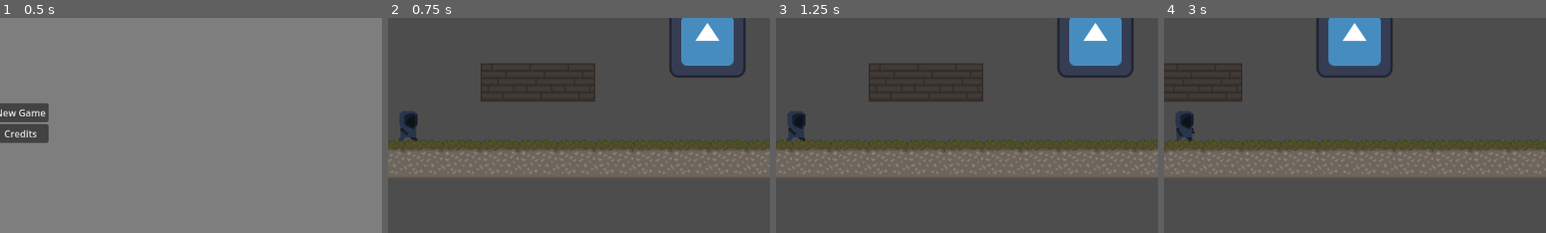
Above: before the commit, frames 1-4 (left to right).
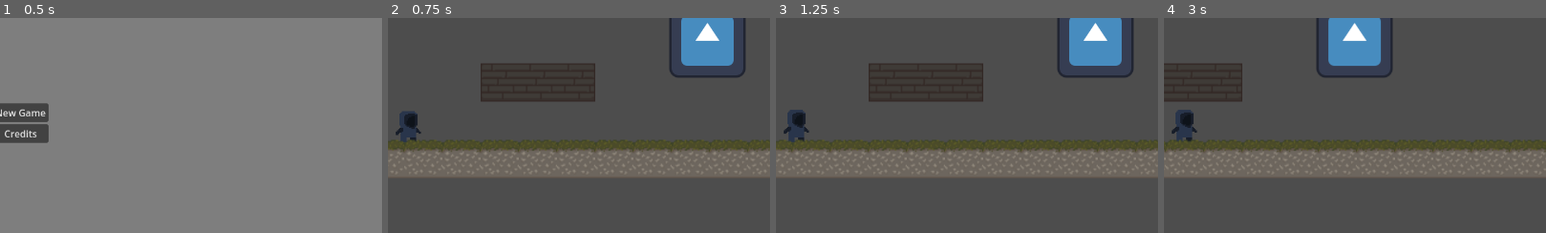
Above: after the commit, the same moments.

Repository: Sederic/Hook-Hero
Game: Godot game, scene res://Scenes/level.tscn
Two runs of this game, one before a commit and one after it. Both use one fixed random seed, a clock stepped at 60 frames per second and the inputs below. The engine's default icon, where the game draws it, is replaced by a stand-in: a white triangle on a blue panel in a dark square.
Inputs:
- Up to frame 1 (0.5 s): no input
- Up to frame 2 (0.75 s): click "New Game" at 0.5 s
- Up to frame 3 (1.25 s): no input
- Up to frame 4 (3 s): hold D (Right) 1.28-2.75 s; tap Space (Space) at 1.35, 2.1 s; click "New Game" at 2.75 s
The pictures show only the part of the screen within x 47-97%, y 26-76%; the shares and areas given below are measured in that part.

Frame 1 is identical in both runs. In frame 2, less than 0.1% of the frame differs, in the area x 2-9%, y 51-58%; in frame 3, 0.1%, in the area x 2-9%, y 42-58%; in frame 4, 0.1%.

Commit message:
redid animation stuff, added idle animation (placeholder)

Diff:
--- /dev/null
+++ b/Assets/Textures/Player Animations/anims_jorge.tres
@@ -0,0 +1,129 @@
+[gd_resource type="SpriteFrames" load_steps=19 format=3 uid="uid://bgwvo5fws5yay"]
+
+[ext_resource type="Texture2D" uid="uid://du1flngx3gk7w" path="res://Assets/Textures/Player Animations/Idle_Jorge.png" id="1_osuvd"]
+[ext_resource type="Texture2D" uid="uid://b6dvo7lo5rauh" path="res://Assets/Textures/Player Animations/Run_Jorge.png" id="2_kawik"]
+
+[sub_resource type="AtlasTexture" id="AtlasTexture_3x41l"]
+atlas = ExtResource("1_osuvd")
+region = Rect2(0, 0, 32, 32)
+
+[sub_resource type="AtlasTexture" id="AtlasTexture_p7a81"]
+atlas = ExtResource("1_osuvd")
+region = Rect2(32, 0, 32, 32)
+
+[sub_resource type="AtlasTexture" id="AtlasTexture_cxl2p"]
+atlas = ExtResource("1_osuvd")
+region = Rect2(64, 0, 32, 32)
+
+[sub_resource type="AtlasTexture" id="AtlasTexture_jwnyb"]
+atlas = ExtResource("1_osuvd")
+region = Rect2(96, 0, 32, 32)
+
+[sub_resource type="AtlasTexture" id="AtlasTexture_r4ifc"]
+atlas = ExtResource("1_osuvd")
+region = Rect2(128, 0, 32, 32)
+
+[sub_resource type="AtlasTexture" id="AtlasTexture_g5hw2"]
+atlas = ExtResource("1_osuvd")
+region = Rect2(160, 0, 32, 32)
+
+[sub_resource type="AtlasTexture" id="AtlasTexture_jo76f"]
+atlas = ExtResource("1_osuvd")
+region = Rect2(192, 0, 32, 32)
+
+[sub_resource type="AtlasTexture" id="AtlasTexture_x8kcy"]
+atlas = ExtResource("1_osuvd")
+region = Rect2(224, 0, 32, 32)
+
+[sub_resource type="AtlasTexture" id="AtlasTexture_nqtuw"]
+atlas = ExtResource("2_kawik")
+region = Rect2(0, 0, 32, 32)
+
+[sub_resource type="AtlasTexture" id="AtlasTexture_pdnp2"]
+atlas = ExtResource("2_kawik")
+region = Rect2(32, 0, 32, 32)
+
+[sub_resource type="AtlasTexture" id="AtlasTexture_h5yyt"]
+atlas = ExtResource("2_kawik")
+region = Rect2(64, 0, 32, 32)
+
+[sub_resource type="AtlasTexture" id="AtlasTexture_qmamx"]
+atlas = ExtResource("2_kawik")
+region = Rect2(96, 0, 32, 32)
+
+[sub_resource type="AtlasTexture" id="AtlasTexture_imn3v"]
+atlas = ExtResource("2_kawik")
+region = Rect2(128, 0, 32, 32)
+
+[sub_resource type="AtlasTexture" id="AtlasTexture_ipwei"]
+atlas = ExtResource("2_kawik")
+region = Rect2(160, 0, 32, 32)
+
+[sub_resource type="AtlasTexture" id="AtlasTexture_hpiuk"]
+atlas = ExtResource("2_kawik")
+region = Rect2(192, 0, 32, 32)
+
+[sub_resource type="AtlasTexture" id="AtlasTexture_iqyba"]
+atlas = ExtResource("2_kawik")
+region = Rect2(224, 0, 32, 32)
+
+[resource]
+animations = [{
+"frames": [{
+"duration": 1.0,
+"texture": SubResource("AtlasTexture_3x41l")
+}, {
+"duration": 1.0,
+"texture": SubResource("AtlasTexture_p7a81")
+}, {
+"duration": 1.0,
+"texture": SubResource("AtlasTexture_cxl2p")
+}, {
+"duration": 1.0,
+"texture": SubResource("AtlasTexture_jwnyb")
+}, {
+"duration": 1.0,
+"texture": SubResource("AtlasTexture_r4ifc")
+}, {
+"duration": 1.0,
+"texture": SubResource("AtlasTexture_g5hw2")
+}, {
+"duration": 1.0,
+"texture": SubResource("AtlasTexture_jo76f")
+}, {
+"duration": 1.0,
+"texture": SubResource("AtlasTexture_x8kcy")
+}],
+"loop": true,
+"name": &"Idle",
+"speed": 5.0
+}, {
+"frames": [{
+"duration": 1.0,
+"texture": SubResource("AtlasTexture_nqtuw")
+}, {
+"duration": 1.0,
+"texture": SubResource("AtlasTexture_pdnp2")
+}, {
+"duration": 1.0,
+"texture": SubResource("AtlasTexture_h5yyt")
+}, {
+"duration": 1.0,
+"texture": SubResource("AtlasTexture_qmamx")
+}, {
+"duration": 1.0,
+"texture": SubResource("AtlasTexture_imn3v")
+}, {
+"duration": 1.0,
+"texture": SubResource("AtlasTexture_ipwei")
+}, {
+"duration": 1.0,
+"texture": SubResource("AtlasTexture_hpiuk")
+}, {
+"duration": 1.0,
+"texture": SubResource("AtlasTexture_iqyba")
+}],
+"loop": true,
+"name": &"Run",
+"speed": 5.0
+}]
--- a/Assets/Textures/Player Animations/run_jorge.tres
+++ /dev/null
@@ -1,67 +0,0 @@
-[gd_resource type="SpriteFrames" load_steps=10 format=3 uid="uid://bgwvo5fws5yay"]
-
-[ext_resource type="Texture2D" uid="uid://b6dvo7lo5rauh" path="res://Assets/Textures/Player Animations/Run_Jorge.png" id="1_fneta"]
-
-[sub_resource type="AtlasTexture" id="AtlasTexture_nqtuw"]
-atlas = ExtResource("1_fneta")
-region = Rect2(0, 0, 32, 32)
-
-[sub_resource type="AtlasTexture" id="AtlasTexture_pdnp2"]
-atlas = ExtResource("1_fneta")
-region = Rect2(32, 0, 32, 32)
-
-[sub_resource type="AtlasTexture" id="AtlasTexture_h5yyt"]
-atlas = ExtResource("1_fneta")
-region = Rect2(64, 0, 32, 32)
-
-[sub_resource type="AtlasTexture" id="AtlasTexture_qmamx"]
-atlas = ExtResource("1_fneta")
-region = Rect2(96, 0, 32, 32)
-
-[sub_resource type="AtlasTexture" id="AtlasTexture_imn3v"]
-atlas = ExtResource("1_fneta")
-region = Rect2(128, 0, 32, 32)
-
-[sub_resource type="AtlasTexture" id="AtlasTexture_ipwei"]
-atlas = ExtResource("1_fneta")
-region = Rect2(160, 0, 32, 32)
-
-[sub_resource type="AtlasTexture" id="AtlasTexture_hpiuk"]
-atlas = ExtResource("1_fneta")
-region = Rect2(192, 0, 32, 32)
-
-[sub_resource type="AtlasTexture" id="AtlasTexture_iqyba"]
-atlas = ExtResource("1_fneta")
-region = Rect2(224, 0, 32, 32)
-
-[resource]
-animations = [{
-"frames": [{
-"duration": 1.0,
-"texture": SubResource("AtlasTexture_nqtuw")
-}, {
-"duration": 1.0,
-"texture": SubResource("AtlasTexture_pdnp2")
-}, {
-"duration": 1.0,
-"texture": SubResource("AtlasTexture_h5yyt")
-}, {
-"duration": 1.0,
-"texture": SubResource("AtlasTexture_qmamx")
-}, {
-"duration": 1.0,
-"texture": SubResource("AtlasTexture_imn3v")
-}, {
-"duration": 1.0,
-"texture": SubResource("AtlasTexture_ipwei")
-}, {
-"duration": 1.0,
-"texture": SubResource("AtlasTexture_hpiuk")
-}, {
-"duration": 1.0,
-"texture": SubResource("AtlasTexture_iqyba")
-}],
-"loop": true,
-"name": &"Run",
-"speed": 5.0
-}]
--- a/Scenes/player.tscn
+++ b/Scenes/player.tscn
@@ -1,7 +1,7 @@
 [gd_scene load_steps=4 format=3 uid="uid://cx6ynvugm2vrq"]
 
 [ext_resource type="Script" path="res://Scripts/player.gd" id="1_6nljk"]
-[ext_resource type="SpriteFrames" uid="uid://bgwvo5fws5yay" path="res://Assets/Textures/Player Animations/run_jorge.tres" id="2_cs7eb"]
+[ext_resource type="SpriteFrames" uid="uid://bgwvo5fws5yay" path="res://Assets/Textures/Player Animations/anims_jorge.tres" id="2_ieyuq"]
 
 [sub_resource type="RectangleShape2D" id="RectangleShape2D_syfoe"]
 size = Vector2(15, 24)
@@ -25,8 +25,8 @@
 [node name="AnimatedSprite2D" type="AnimatedSprite2D" parent="."]
 texture_filter = 1
 position = Vector2(-1, 0)
-sprite_frames = ExtResource("2_cs7eb")
-animation = &"Run"
+sprite_frames = ExtResource("2_ieyuq")
+animation = &"Idle"
 speed_scale = 2.0
 
 [node name="JumpSound" type="AudioStreamPlayer2D" parent="."]
--- a/Scripts/player.gd
+++ b/Scripts/player.gd
@@ -46,8 +46,7 @@
 		if direction:
 			player_animation.play("Run")
 		else:
-			#player_animation.play("Idle")
-			player_animation.play("test")
+			player_animation.play("Idle")
 	else:
 		if velocity.y > 0:
 			player_animation.play("Fall")
Binary file added: Assets/Textures/Player Animations/Idle_Jorge.png
Not shown, added: Assets/Textures/Player Animations/Idle_Jorge.png.import
Not shown, changed: Assets/Textures/Player Animations/.DS_Store
Not shown, added: Assets/Textures/Player Animations/Idle_Jorge.kra
Not shown, added: Assets/Textures/Player Animations/Idle_Jorge.kra~
Not shown, changed: Assets/Textures/Player Animations/Run_Jorge.kra
Not shown, changed: Assets/Textures/Player Animations/Run_Jorge.kra~
Not shown, changed: Assets/Textures/Player Animations/player_ideas_jorge.kra
Not shown, changed: Assets/Textures/Player Animations/player_ideas_jorge.kra~
